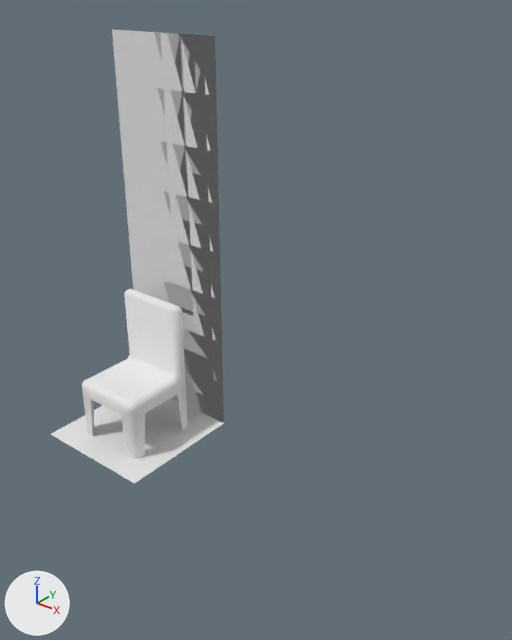
The FBX model Assets/Models/models.fbx, before and after one commit.
Camera for both pictures: a 50 mm camera at (3.8, -3.2, 3.35) aimed at (1.2, 0.05, 1.33). Arrows for +X, +Y and +Z are at lower left; the lights stay in place. Where no turn or scale is listed for an object, it has been applied to the vertices.

Names of what the first picture shows: 'furniture_chair', 'structure_floor', 'structure_wall'.
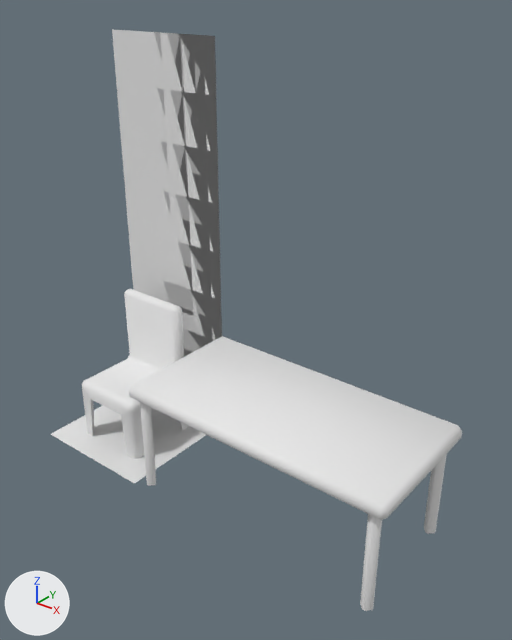
The change in detail:
Mesh me_cube_004_1 is new.
It has 104 vertices, 94 faces and spans x -1.0..1.01, y -0.5..0.5, z 0.0..0.84.
It uses material mat_material (white #e7e7e7).
Object 'furniture_table' (ob_furniture_table) is new; it shows me_cube_004_1.
Its location is (1.5, 0.0, 0.0).

Boxes (x1, y1, x2, y2) around the edits, measured in the pictures (512 x 640 px):
'furniture_table', added
    after: (129, 336, 462, 611)
